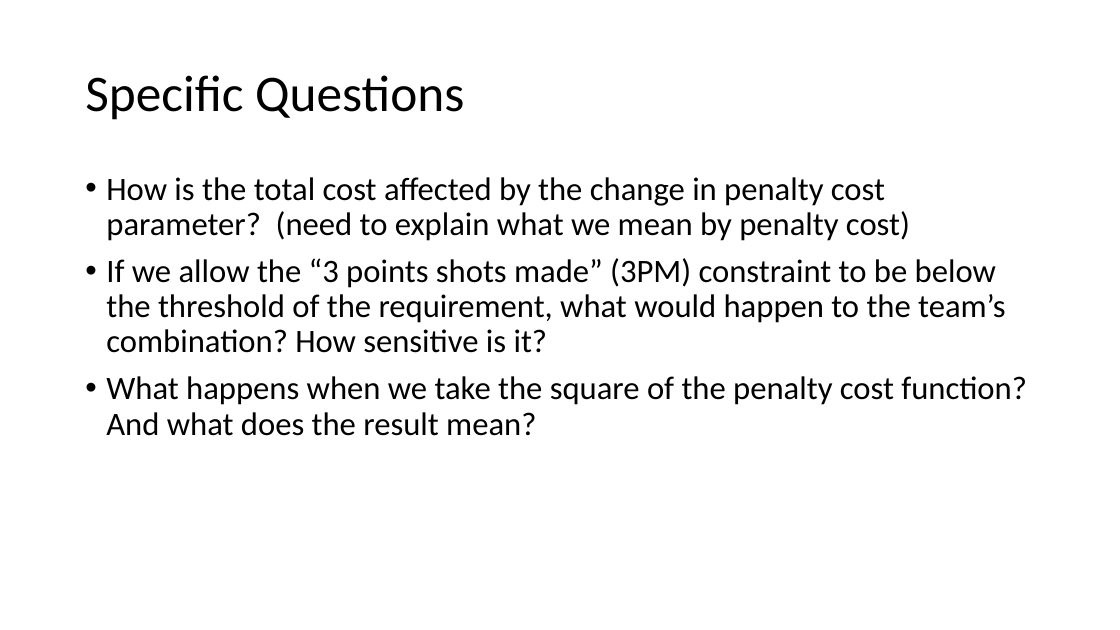
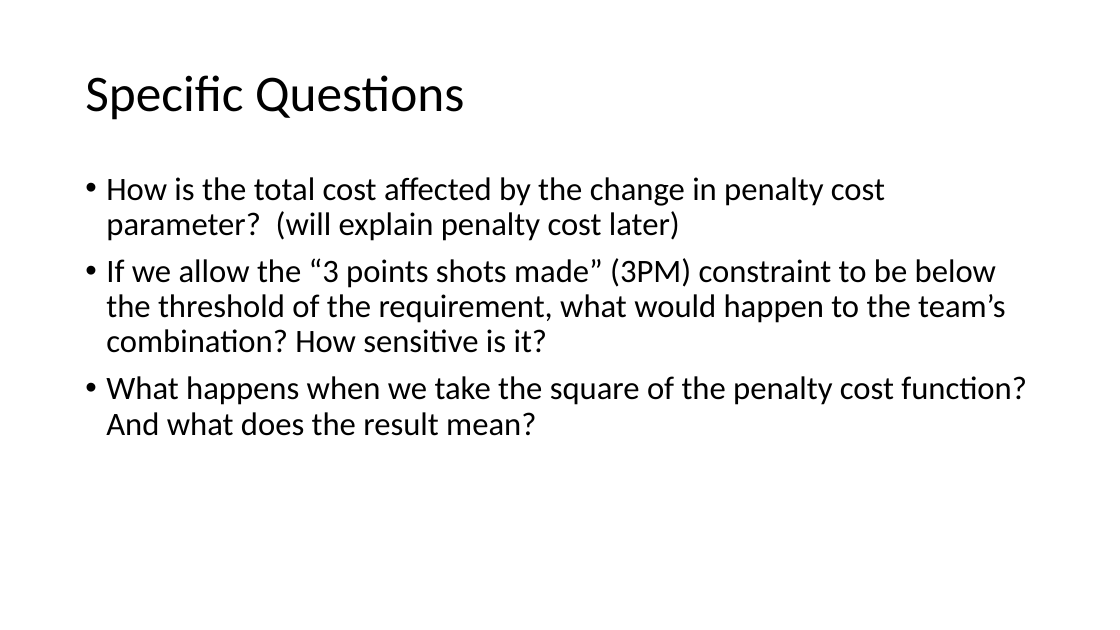
Before and after one commit to Math441Iguess/Math441NBAStuff, a slide deck: slide 4 of Creating a Championship Winning NBA Team.pptx. Drawn at 1120x630 pixels with LibreOffice and Linux fonts; fonts in the diff are those of the drawing. Boxes give left, top, right and bottom in pixels: in the first picture for what was removed or moved away, otherwise in the second. Text is boxed around its words. In the diff, an @@ line names an element or a change of style, - is before the commit and + after.

Commit message:
Add files via upload
new one

```diff
--- a/Creating a Championship Winning NBA Team.pptx
+++ b/Creating a Championship Winning NBA Team.pptx
@@ text at (106,177,885,241): text changed @@
-• How is the total cost affected by the change in penalty cost parameter? (need to explain what we mean by penalty cost)
+• How is the total cost affected by the change in penalty cost parameter? (will explain penalty cost later)
```
Also in this commit, not shown: 4 other slides changed, 1 slide added.
